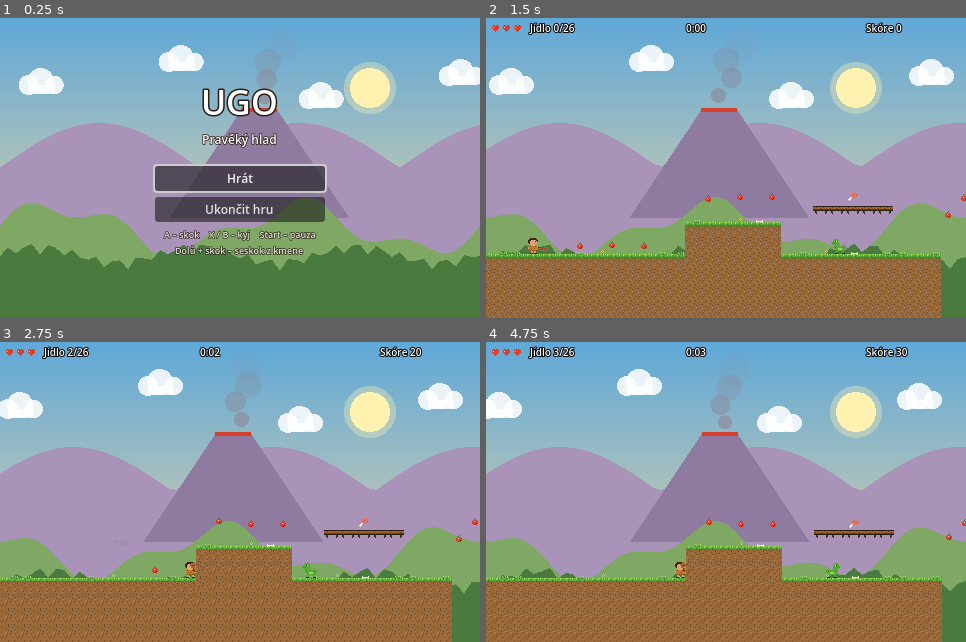
Above: before the commit, frames 1-4 (two rows, left to right).
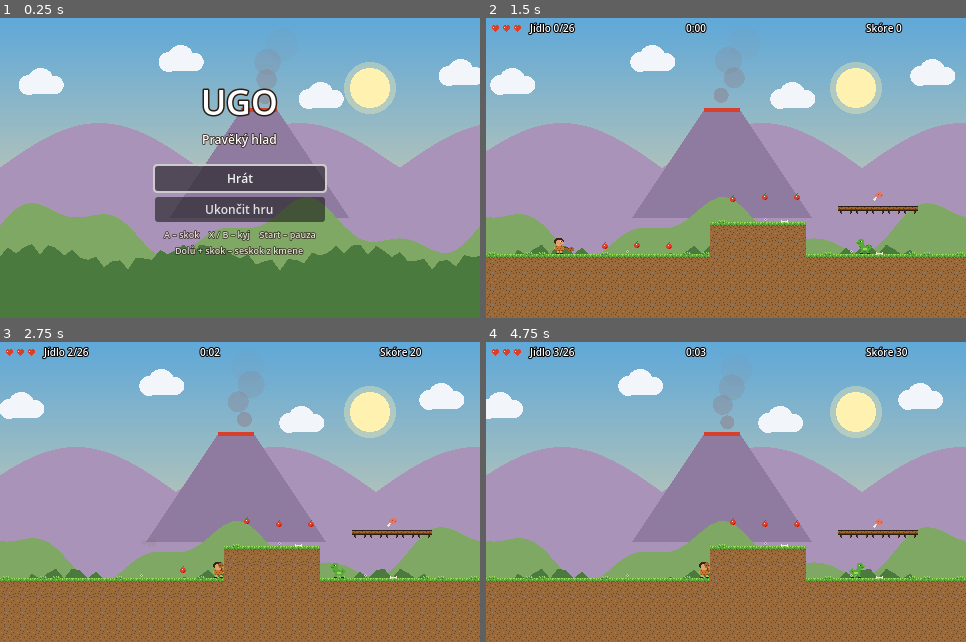
Above: after the commit, the same moments.

Repository: zarybjir/Duke
Game: Godot game, scene res://scenes/main.tscn
The game is run twice, just before and just after one commit, with the same random seed, the same clock (stepped at 60 frames per second) and the same inputs.
Inputs:
- Up to frame 1 (0.25 s): no input
- Up to frame 2 (1.5 s): click "Hrát" at 0.5 s; tap Enter (ui_accept) at 1.25 s; hold Right (right) from 1.28 s (still down); tap X (attack) at 1.35 s
- Up to frame 3 (2.75 s): keep holding Right (right); tap Space (jump) at 1.52, 2.27 s; tap Z at 2.1 s
- Up to frame 4 (4.75 s): release Right (right) at 2.78 s; hold Left (left) 2.78-3.53 s; tap J at 2.85 s; hold Right (right) from 3.53 s (still down); tap Ctrl at 3.6 s; tap Space (jump) at 3.77, 4.52 s; tap P at 4.35 s

The runs differ from the first frame. In frame 2, 9.9% of the frame differs, in the area x 0-100%, y 9-100%; in frame 3, 9.8%; in frame 4, 9.0%.

Commit message:
Oprava kamery na okrajích úrovně a švů v mracích
Co-Authored-By: Claude Opus 5.5 <noreply@anthropic.com>
Claude-Session: https://claude.ai/code/session_015jCRZS7ASg3pqxo763VEwg

Diff:
--- a/scripts/background.gd
+++ b/scripts/background.gd
@@ -28,7 +28,7 @@
 	for i in 5:
 		var x := fposmod(i * 140.0 - cx * 0.05 - t * 4.0, 700.0) - 110.0
 		var y := 30.0 + float((i * 37) % 60)
-		var c := Color(1, 1, 1, 0.85)
+		var c := Color("f2f6fb")
 		draw_circle(Vector2(x, y), 10.0, c)
 		draw_circle(Vector2(x + 12, y - 4), 13.0, c)
 		draw_circle(Vector2(x + 26, y), 9.0, c)
--- a/scripts/level.gd
+++ b/scripts/level.gd
@@ -57,7 +57,7 @@
 		time += delta
 	if camera != null and player != null:
 		# Kamera se mírně dívá dopředu ve směru pohybu.
-		camera.offset.x = lerpf(camera.offset.x, player.facing * 28.0, minf(delta * 2.5, 1.0))
+		camera.position.x = lerpf(camera.position.x, player.facing * 28.0, minf(delta * 2.5, 1.0))
 
 
 func cell(x: int, y: int) -> String:
--- a/scripts/main.gd
+++ b/scripts/main.gd
@@ -299,7 +299,7 @@
 	_save_shot("1_menu")
 	start_game()
 	# Pozice hráče (sloupec dlaždice) pro jednotlivé snímky.
-	var spots := [[8, "2_start"], [52, "3_propast"], [108, "4_pterodaktylove"], [198, "5_jeskyne"]]
+	var spots := [[8, "2_start"], [47, "3_propast"], [108, "4_pterodaktylove"], [198, "5_jeskyne"]]
 	for spot in spots:
 		level.player.global_position = Vector2(spot[0] * 16 + 8, 14 * 16 + 8)
 		level.player.velocity = Vector2.ZERO
